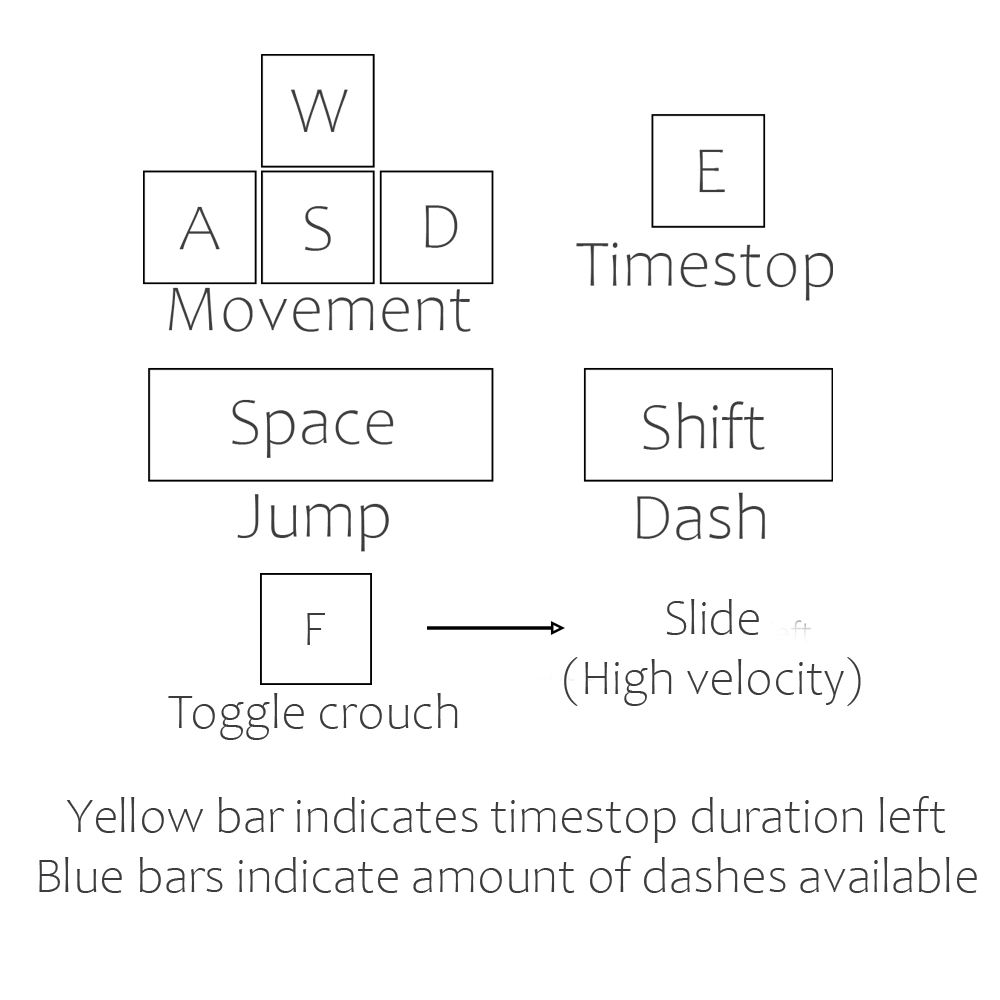
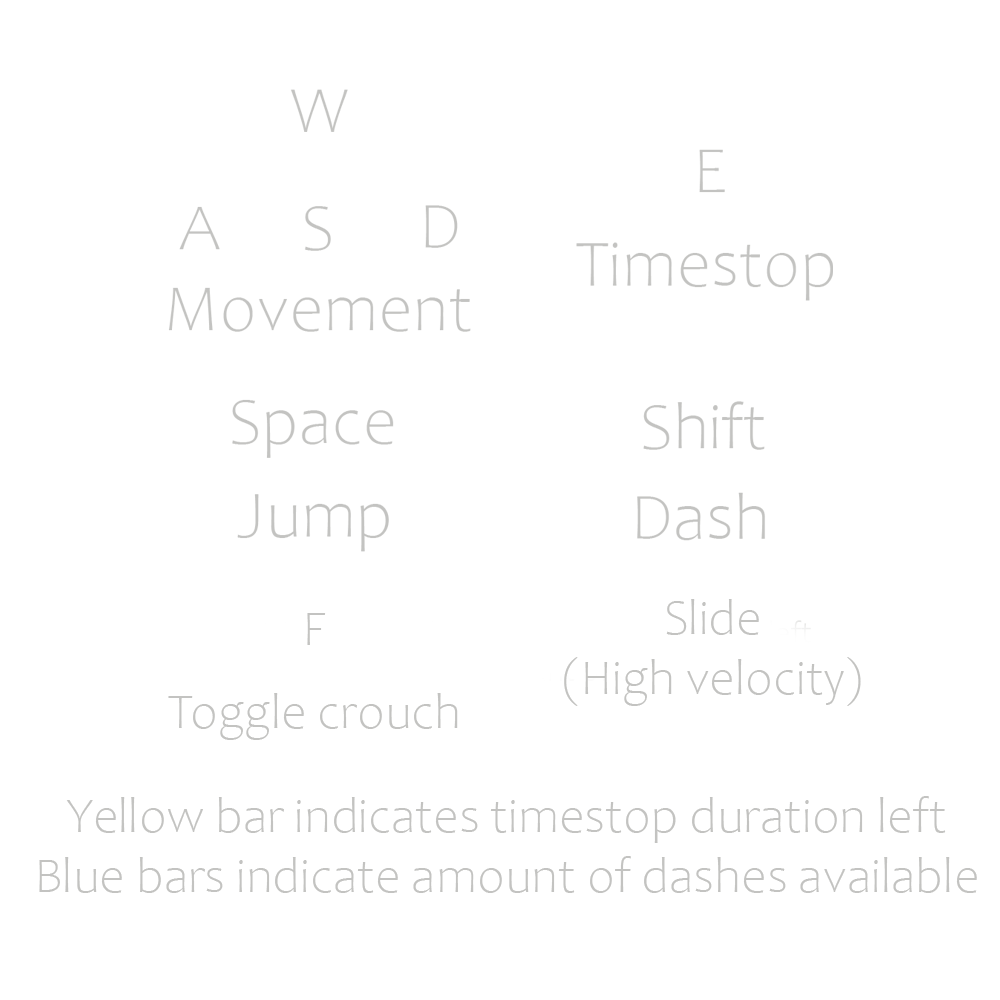
Comparing the layer stacks of the two 1000×1000 images. Changes:
pixels changed over box(39, 54, 977, 893) (layer not identified)
